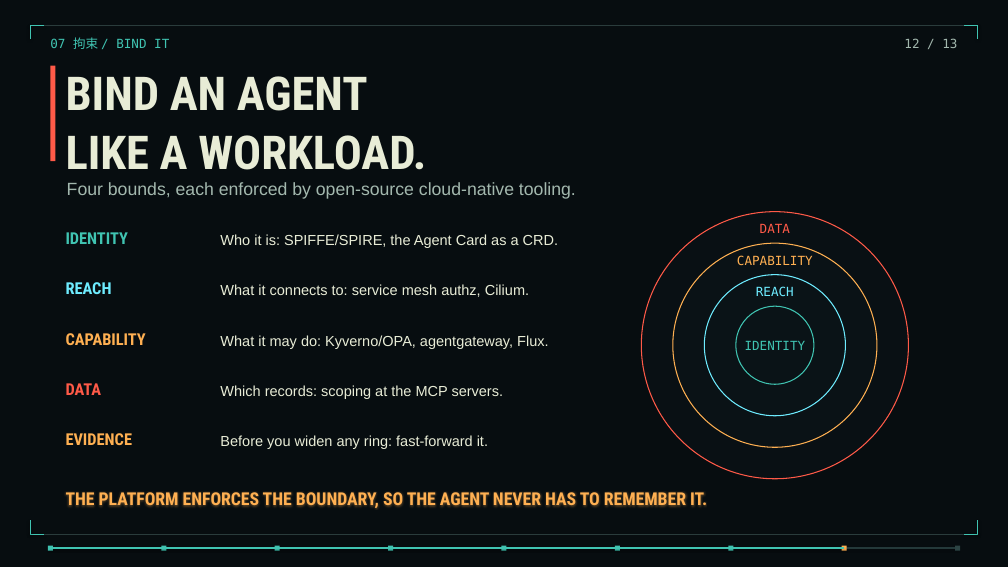
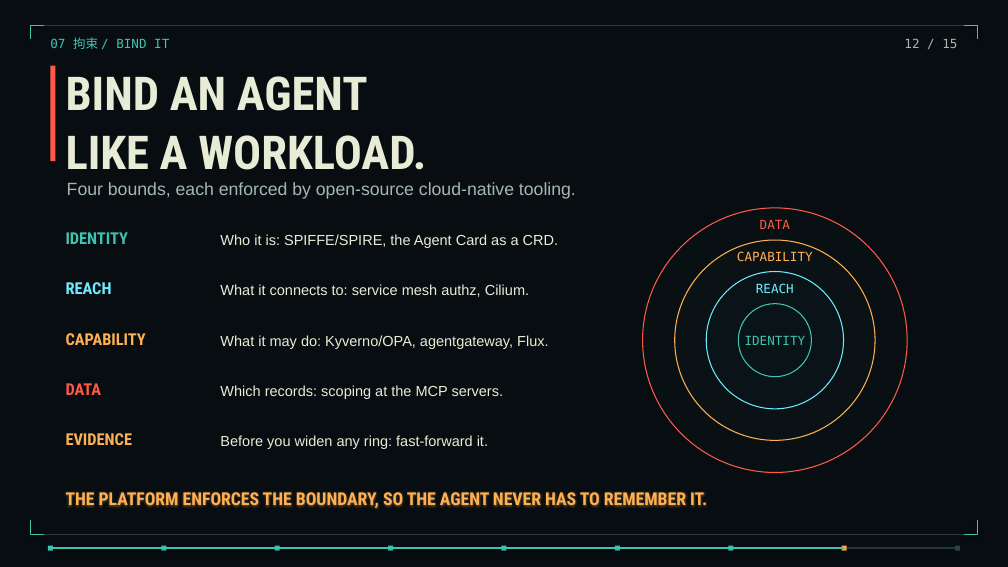
Before and after one commit to torinvdb/a-game-of-ethics, a slide deck: slide 12 of talks/three-years-in-thirty-minutes/three-years-static.pptx. Drawn at 1008x567 pixels with LibreOffice and Linux fonts; fonts in the diff are those of the drawing; background and template pictures are left out. Boxes give left, top, right and bottom in pixels: in the first picture for what was removed or moved away, otherwise in the second. Text is boxed around its words. In the diff, an @@ line names an element or a change of style, - is before the commit and + after.

```diff
--- a/talks/three-years-in-thirty-minutes/three-years-static.pptx
+++ b/talks/three-years-in-thirty-minutes/three-years-static.pptx
@@ text at (904, 38, 957, 48): text changed @@
-12 / 13
+12 / 15
@@ 3 texts, 1 ellipse: place and size @@
-3 texts, 1 ellipse at (641, 212, 908, 479)
+3 texts, 1 ellipse at (643, 208, 907, 472)
@@ ellipse: place and size @@
-ellipse at (673, 243, 877, 447)
+ellipse at (675, 240, 875, 440)
@@ ellipse: place and size @@
-ellipse at (704, 275, 845, 416)
+ellipse at (706, 272, 844, 409)
@@ ellipse: place and size @@
-ellipse at (736, 306, 814, 384)
+ellipse at (738, 304, 811, 377)
```
Also in this commit, not shown: 8 other slides changed, 4 slides added, 2 slides removed, 42 other files.
